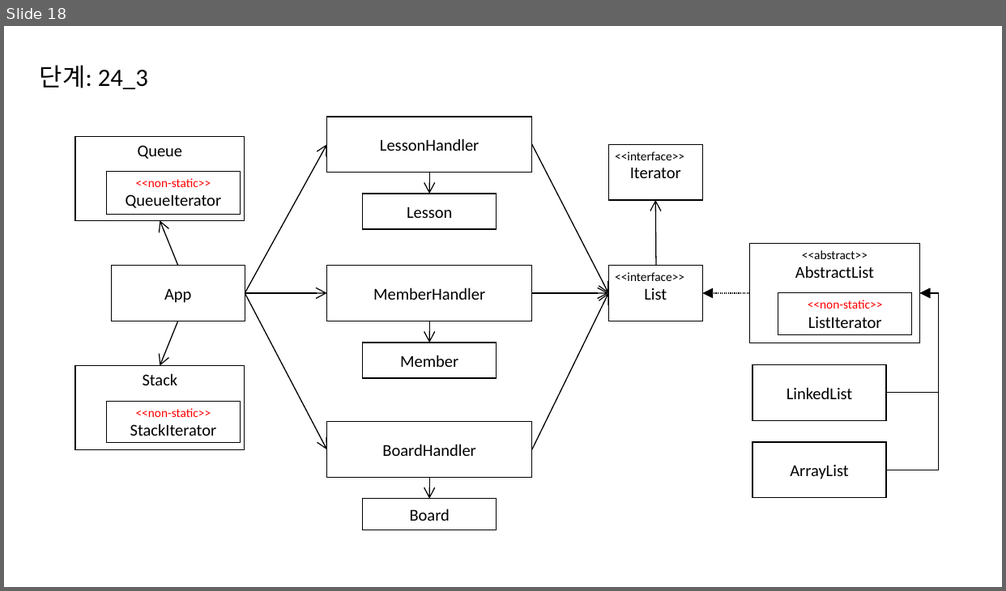
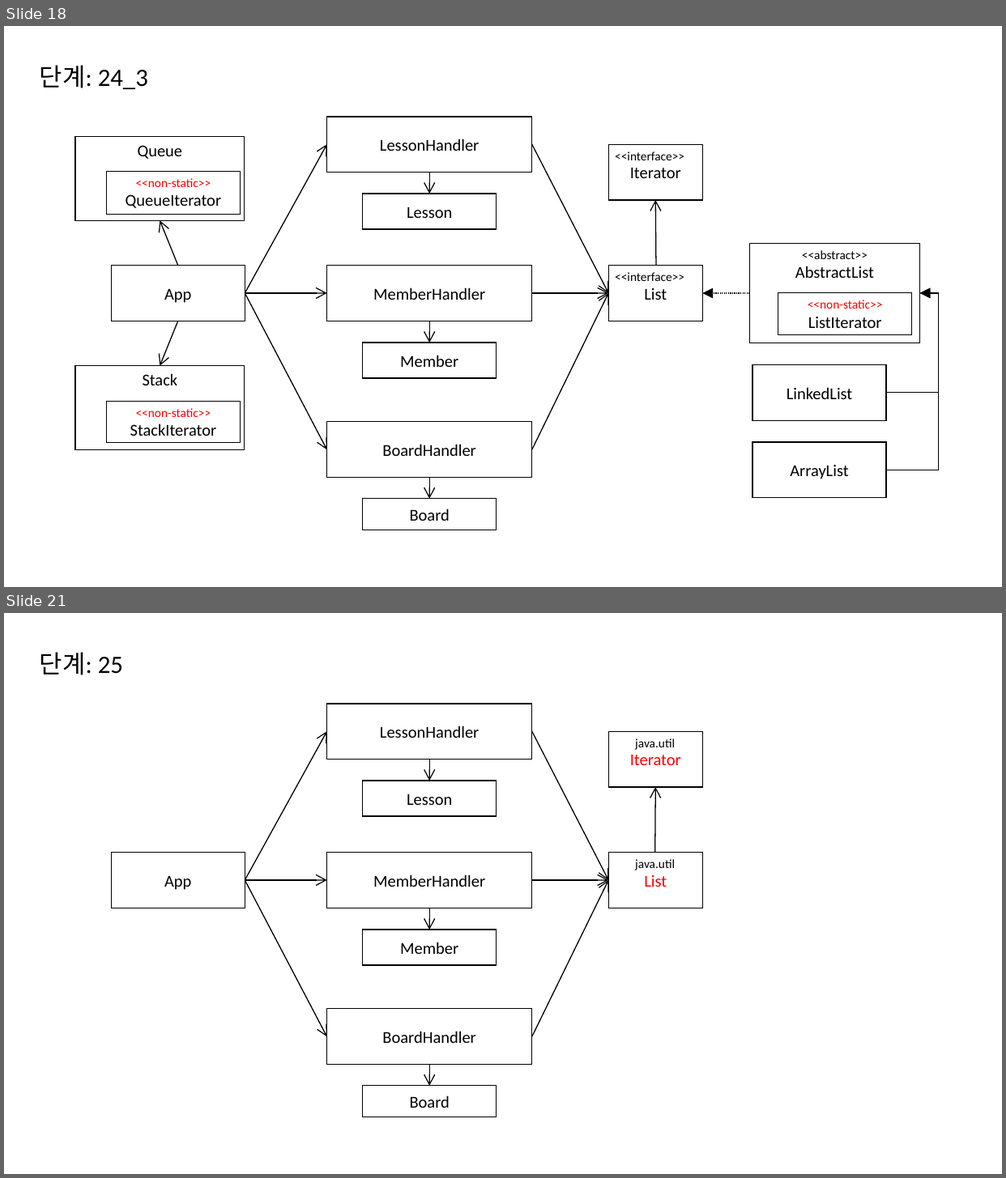
Before and after one commit to eomjinyoung/bitcamp-20191202, a slide deck: ClassDiagram.pptx. Shown one above the other, each under a label of ours: slide 18 before the commit, slides 18 and 21 after it; the slides between them are not shown. The pictures are 1006x591 and 1006x1178 pixels, drawn with LibreOffice and Linux fonts; fonts in the diff are those of the drawing. Boxes give left, top, right and bottom in pixels: in the first picture for what was removed or moved away, otherwise in the second. Text is boxed around its words. In the diff, an @@ line names an element or a change of style, - is before the commit and + after.

Commit message:
2020-01-16

```diff
--- a/ClassDiagram.pptx
+++ b/ClassDiagram.pptx
@@ slide 21 added at (x1=4, y1=613, x2=1002, y2=1174), background #FFFFFF @@
@@ text added at (x1=40, y1=652, x2=123, y2=675), 24 pt, text #000000 @@
+단계: 25
@@ rectangle added at (x1=326, y1=704, x2=532, y2=759), outline #000000 1 pt, 16 pt, text #000000 @@
+LessonHandler
@@ arrow added from (245, 880) to (326, 731), #000000 1 pt @@
@@ arrow added from (532, 731) to (609, 880), #000000 1 pt @@
@@ rectangle added at (x1=609, y1=731, x2=703, y2=786), outline #000000 1 pt, 16 pt, text #FF0000 @@
+Iterator
@@ text added at (x1=635, y1=739, x2=675, y2=750), 12 pt, text #000000 @@
+java.util
@@ rectangle added at (x1=363, y1=781, x2=496, y2=816), outline #000000 1 pt, 16 pt, text #000000 @@
+Lesson
@@ arrow added from (429, 759) to (429, 781), #000000 1 pt @@
@@ arrow added from (655, 853) to (655, 787), #000000 1 pt @@
@@ rectangle added at (x1=111, y1=853, x2=245, y2=908), outline #000000 1 pt, 16 pt, text #000000 @@
+App
@@ rectangle added at (x1=326, y1=853, x2=532, y2=908), outline #000000 1 pt, 16 pt, text #000000 @@
+MemberHandler
@@ rectangle added at (x1=609, y1=853, x2=703, y2=908), outline #000000 1 pt, 16 pt, text #FF0000 @@
+List
@@ text added at (x1=635, y1=859, x2=675, y2=871), 12 pt, text #000000 @@
+java.util
@@ arrow added from (245, 880) to (326, 880), #000000 1 pt @@
@@ arrow added from (245, 880) to (326, 1037), #000000 1 pt @@
@@ arrow added from (532, 880) to (609, 880), #000000 1 pt @@
@@ arrow added from (532, 1037) to (609, 880), #000000 1 pt @@
@@ arrow added from (429, 908) to (429, 930), #000000 1 pt @@
@@ rectangle added at (x1=363, y1=930, x2=496, y2=965), outline #000000 1 pt, 16 pt, text #000000 @@
+Member
@@ rectangle added at (x1=326, y1=1009, x2=532, y2=1064), outline #000000 1 pt, 16 pt, text #000000 @@
+BoardHandler
@@ arrow added from (429, 1064) to (429, 1086), #000000 1 pt @@
@@ rectangle added at (x1=363, y1=1086, x2=496, y2=1118), outline #000000 1 pt, 16 pt, text #000000 @@
+Board
```
Also in this commit, not shown: 2 other slides added.
